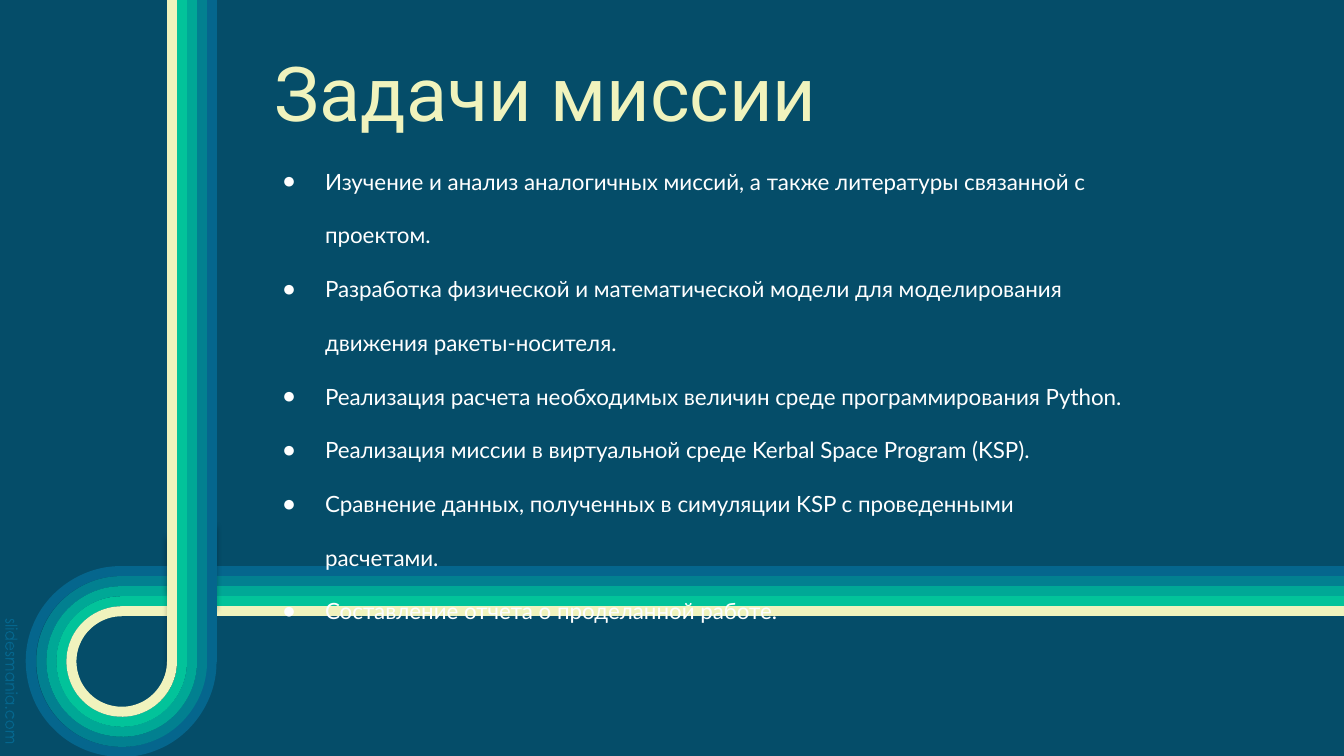
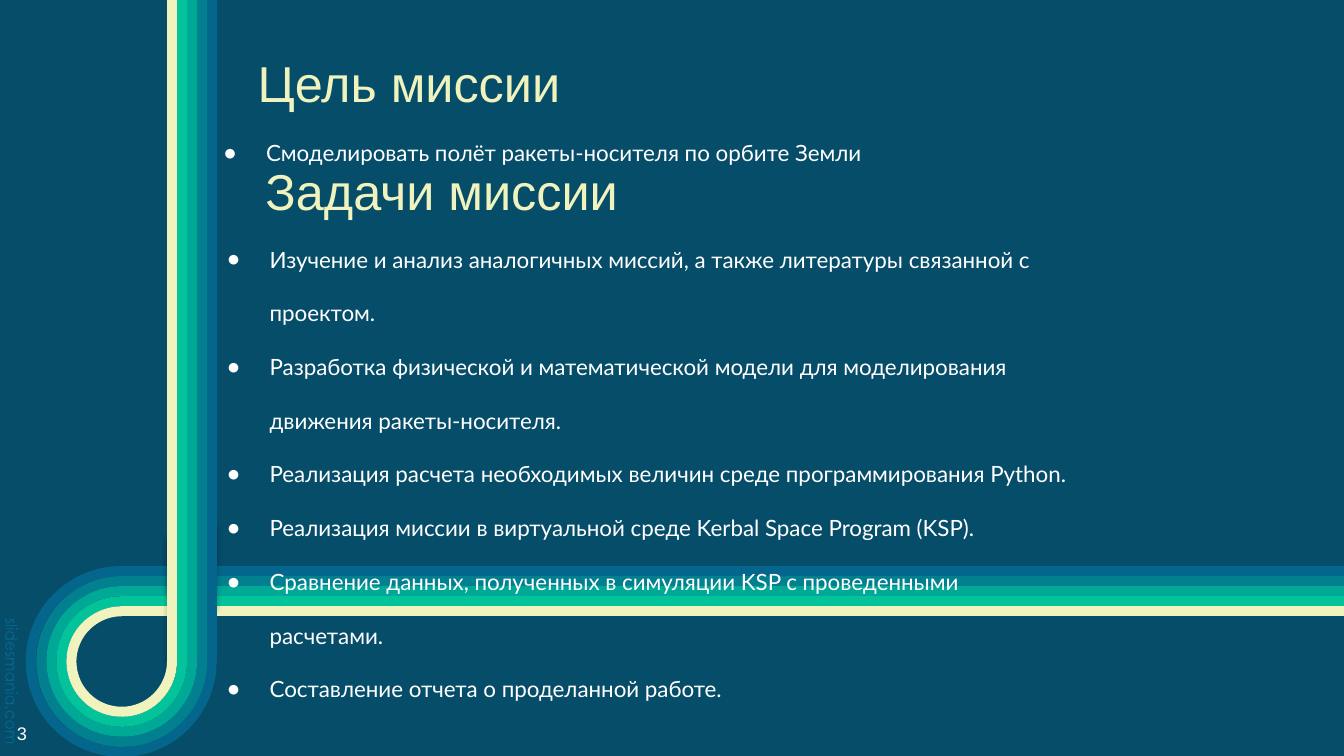
Before and after one commit to Tyhyqo/Cosmocat, a slide deck: slide 3 of Кошка.pptx. Drawn at 1344x756 pixels with LibreOffice and Linux fonts; fonts in the diff are those of the drawing; background and template pictures are left out. Boxes give left, top, right and bottom in pixels: in the first picture for what was removed or moved away, otherwise in the second. Text is boxed around its words. In the diff, an @@ line names an element or a change of style, - is before the commit and + after.

```diff
--- a/Кошка.pptx
+++ b/Кошка.pptx
@@ text added at [258, 67, 861, 165], 16 pt, text #FFFFFF @@
+Цель миссии
+● Смоделировать полёт ракеты-носителя по орбите Земли
@@ title "Задачи миссии": place and size @@
-title "Задачи миссии" at [275, 66, 817, 133]
+title "Задачи миссии" at [265, 175, 617, 220]
@@ title "Задачи миссии" at [265, 175, 617, 220]: size 54 to 36 pt, font Roboto to Arial @@
@@ text "Изучение и анализ аналогичных миссий, ..." rewrapped from [325, 174, 1122, 625] to [270, 252, 1066, 648] @@
@@ page number added at [17, 727, 27, 740], 13 pt, text #FFFFFF @@
+3
```
Also in this commit, not shown: 6 other slides changed, 1 slide added, 2 slides removed.
